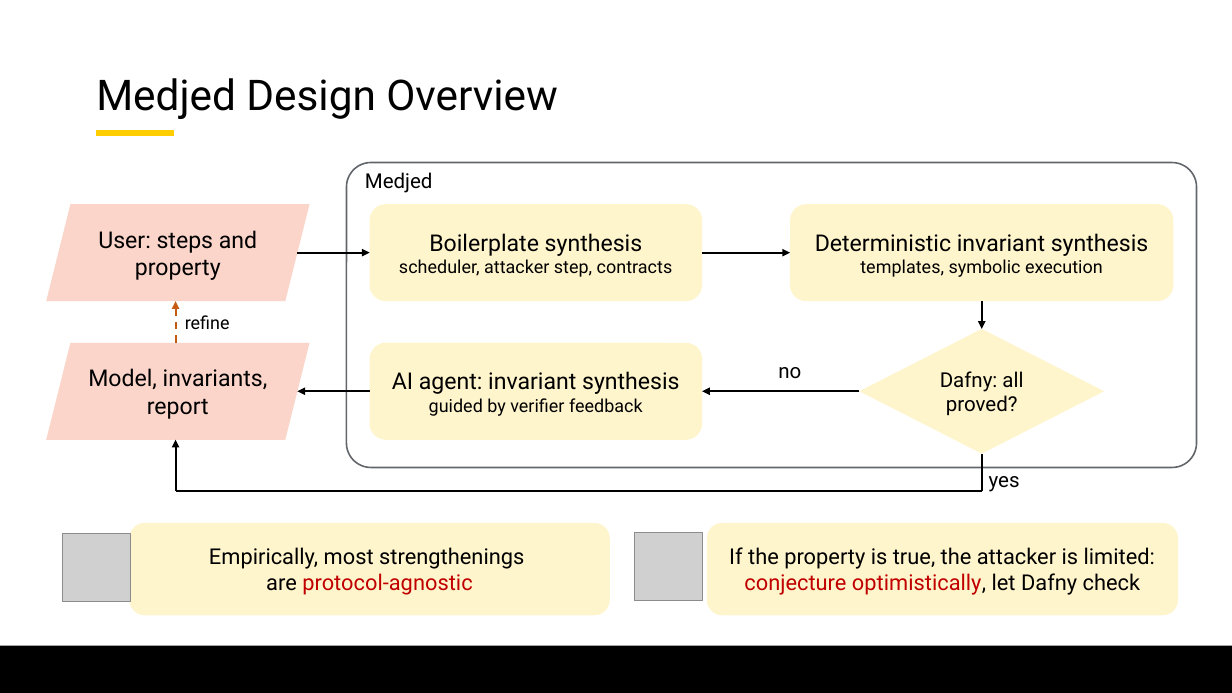
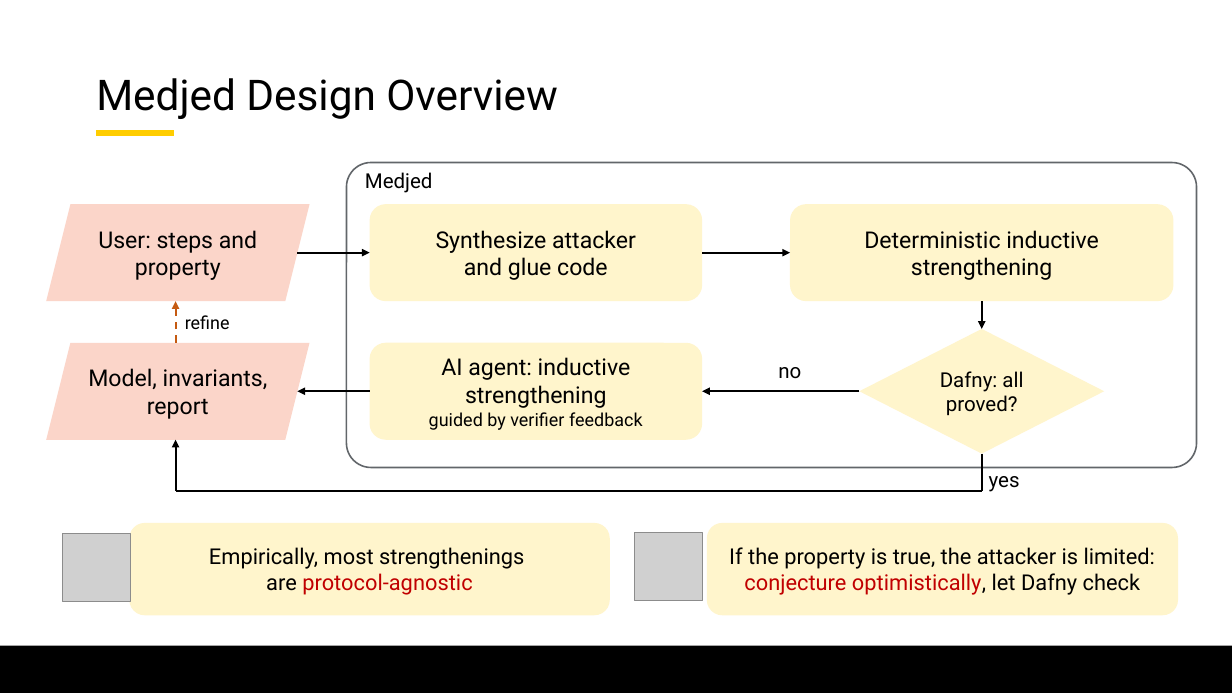
Before and after one commit to lorchrob/graduate_research_symposium, a slide deck: slide 38 of symposium_slides.pptx (slide 30 before the commit). Drawn at 1232x693 pixels with LibreOffice and Linux fonts; fonts in the diff are those of the drawing; grey boxes stand for pictures; background and template pictures are left out. Boxes give left, top, right and bottom in pixels: in the first picture for what was removed or moved away, otherwise in the second. Text is boxed around its words. In the diff, an @@ line names an element or a change of style, - is before the commit and + after.

```diff
--- a/symposium_slides.pptx
+++ b/symposium_slides.pptx
@@ text in rounded rectangle at (436, 230, 636, 280): text changed; size 14 to 18 pt @@
-Boilerplate synthesis
-scheduler, attacker step, contracts
+Synthesize attacker
+and glue code
@@ text in rounded rectangle at (864, 230, 1099, 280): text changed @@
-Deterministic invariant synthesis
-templates, symbolic execution
+Deterministic inductive strengthening
@@ text in rounded rectangle at (441, 357, 631, 408): text changed @@
-AI agent: invariant synthesis
+AI agent: inductive strengthening
```
Also in this commit, not shown: 36 other slides changed, 28 slides added.
